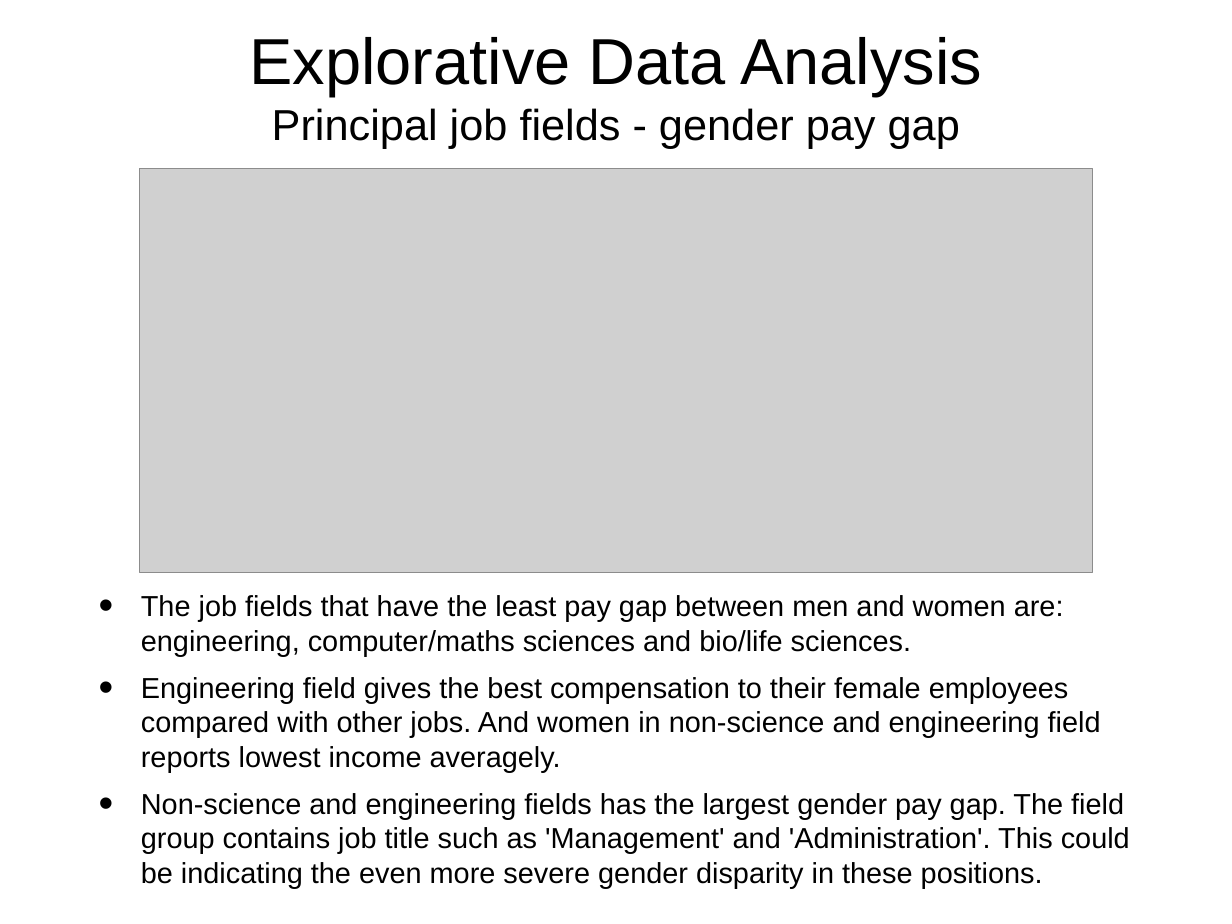
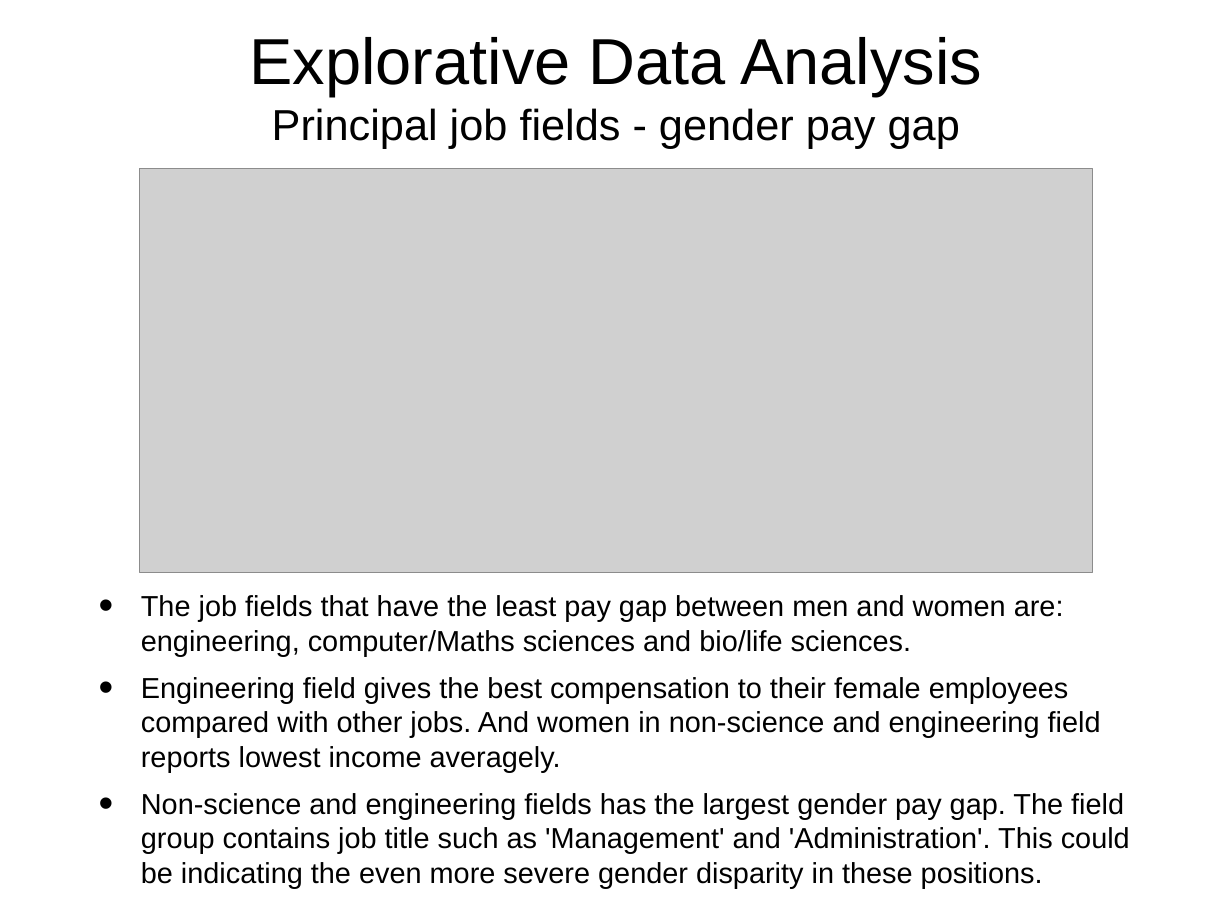
Before and after one commit to shuojiashi/women_in_stem, a slide deck: slide 12 of womenInSTEM_project_slides.pptx (slide 11 before the commit). Drawn at 1232x924 pixels with LibreOffice and Linux fonts; fonts in the diff are those of the drawing; grey boxes stand for pictures. Boxes give left, top, right and bottom in pixels: in the first picture for what was removed or moved away, otherwise in the second. Text is boxed around its words. In the diff, an @@ line names an element or a change of style, - is before the commit and + after.

```diff
--- a/womenInSTEM_project_slides.pptx
+++ b/womenInSTEM_project_slides.pptx
@@ text at (141, 595, 1064, 656): text changed @@
-• The job fields that have the least pay gap between men and women are: engineering, computer/maths sciences and bio/life sciences.
+• The job fields that have the least pay gap between men and women are: engineering, computer/Maths sciences and bio/life sciences.
```
Also in this commit, not shown: 3 other slides changed, 4 slides added, 1 slide removed, 4 other files.
